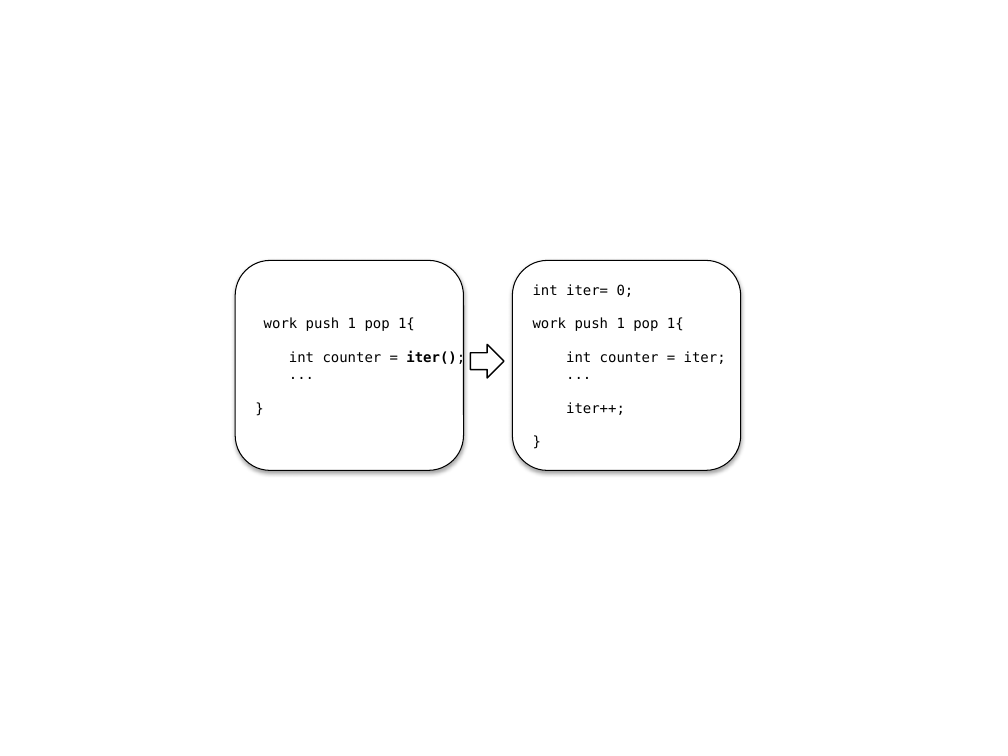
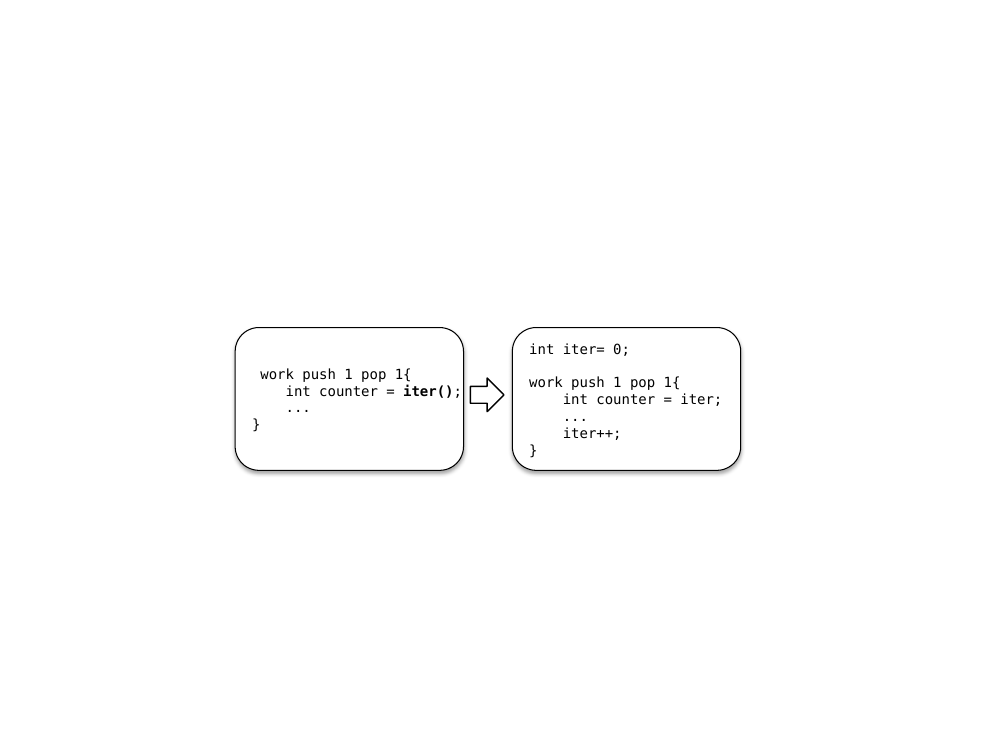
Before and after one commit to rrnewton/StreamIt, a slide deck: slide 5 of streams/docs/induction-state-2012/figures/fission-induction2.pptx. Drawn at 1008x756 pixels with LibreOffice and Linux fonts; fonts in the diff are those of the drawing. Boxes give left, top, right and bottom in pixels: in the first picture for what was removed or moved away, otherwise in the second. Text is boxed around its words. In the diff, an @@ line names an element or a change of style, - is before the commit and + after.

```diff
--- a/streams/docs/induction-state-2012/figures/fission-induction2.pptx
+++ b/streams/docs/induction-state-2012/figures/fission-induction2.pptx
@@ rounded rectangle "work push 1 pop 1{": place and size @@
-rounded rectangle "work push 1 pop 1{" at [235,260,464,470]
+rounded rectangle "work push 1 pop 1{" at [235,328,464,471]
@@ rounded rectangle "int iter= 0;": place and size @@
-rounded rectangle "int iter= 0;" at [512,260,741,470]
+rounded rectangle "int iter= 0;" at [512,328,741,471]
@@ right arrow: place and size @@
-right arrow at [471,345,504,378]
+right arrow at [471,378,504,411]
```
Also in this commit, not shown: 5 other slides changed, 2 slides removed, 1 other file.
